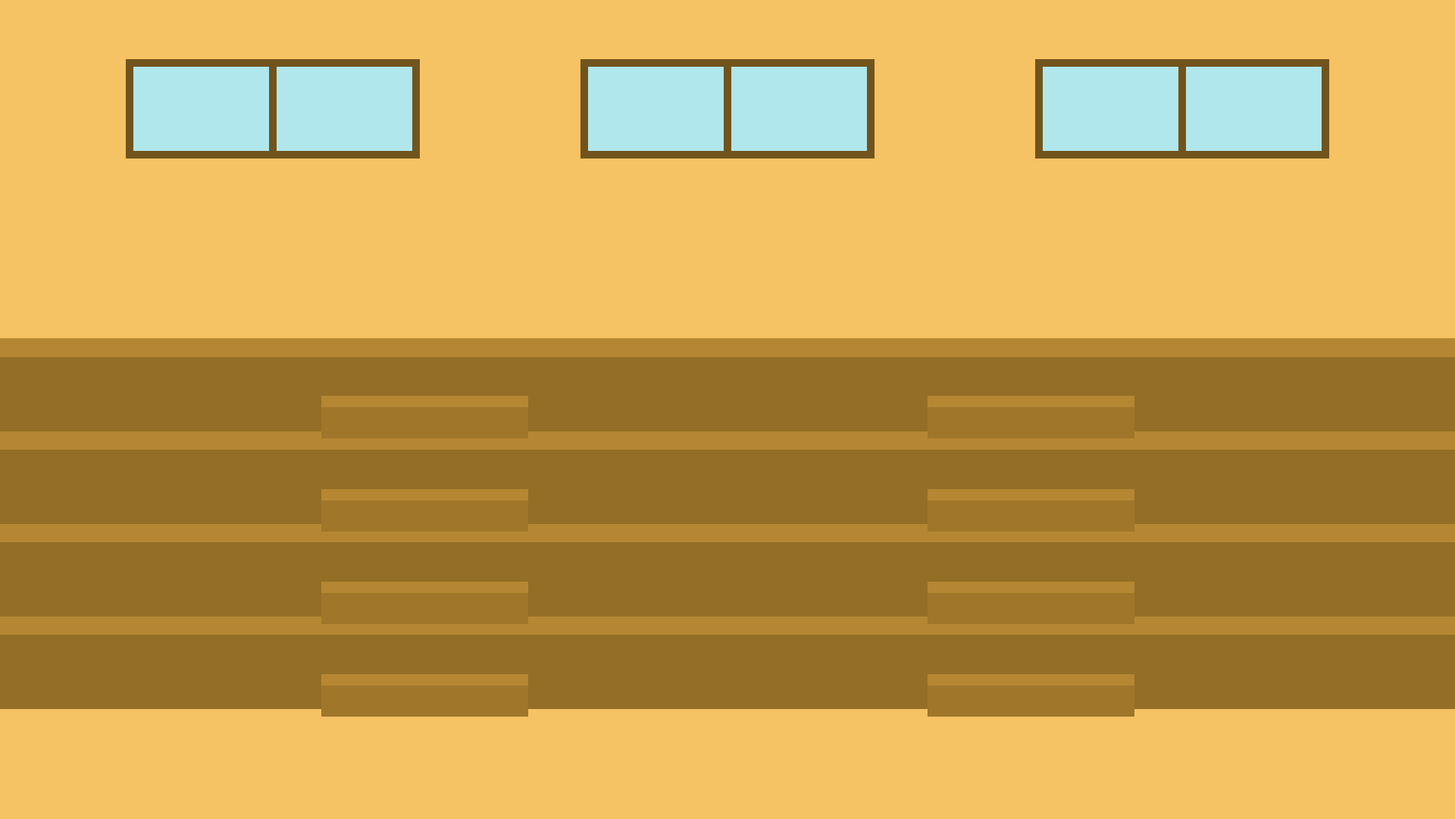
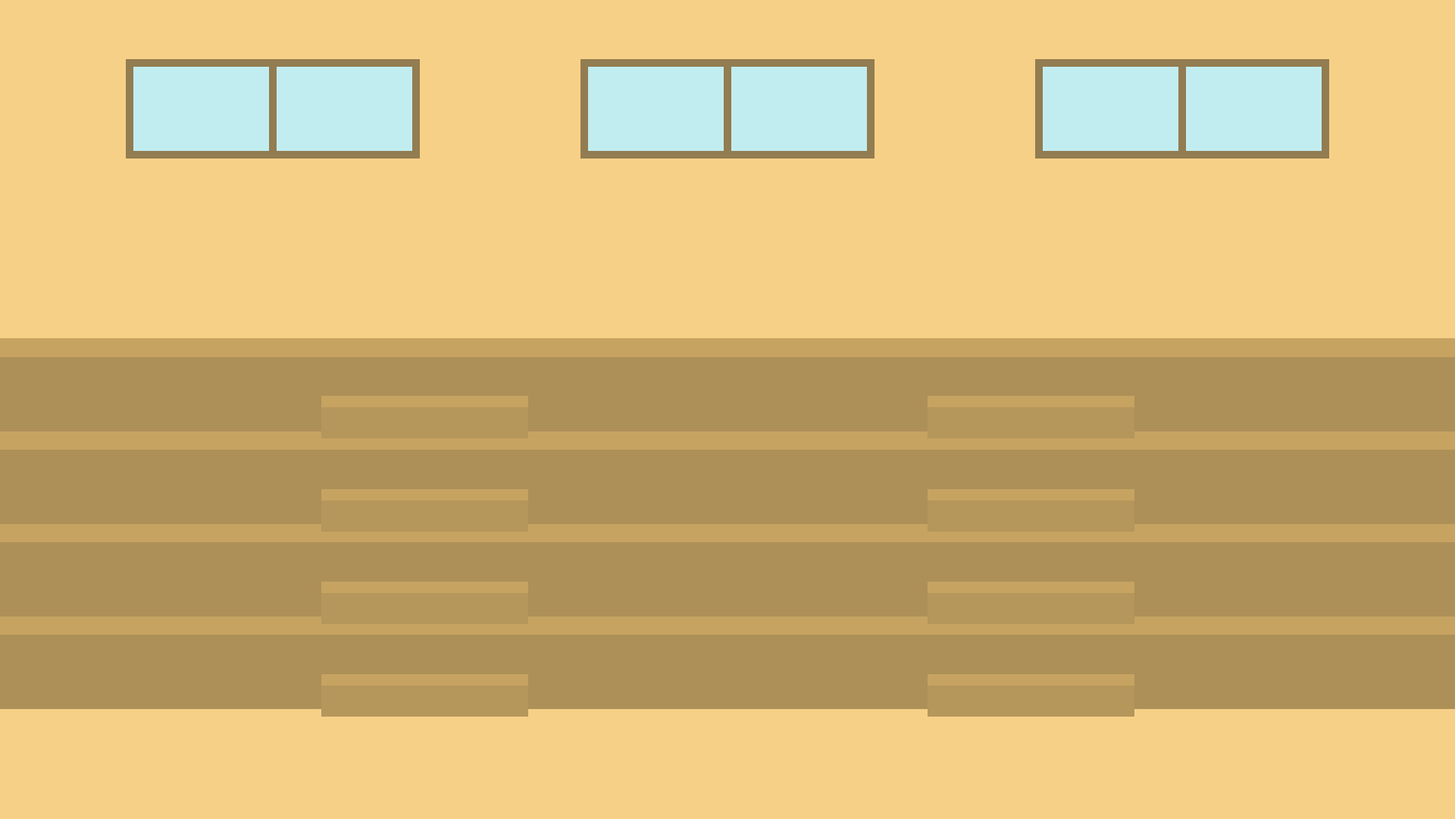
Comparing the layer stacks of the two 1455 × 819 images. Changes:
added layer "Layer 2" above "Group 4" over (0, 0, 1455, 819)
added group "Group 4" with 6 layers above "Group 3" over (125, 59, 1330, 159)
moved "Rectangle 4" (1st of 3, in "Group 4") into group "Group 4" over (1178, 62, 1187, 155)
moved "Rectangle 3" (1st of 3, in "Group 4") into group "Group 4" over (1035, 59, 1330, 159)
moved "Rectangle 4" (2nd of 3, in "Group 4") into group "Group 4" over (269, 62, 277, 155)
moved "Rectangle 3" (2nd of 3, in "Group 4") into group "Group 4" over (125, 59, 420, 159)
moved "Rectangle 4" (3rd of 3, in "Group 4") into group "Group 4" over (723, 62, 732, 155)
moved "Rectangle 3" (3rd of 3, in "Group 4") into group "Group 4" over (580, 59, 875, 159)
